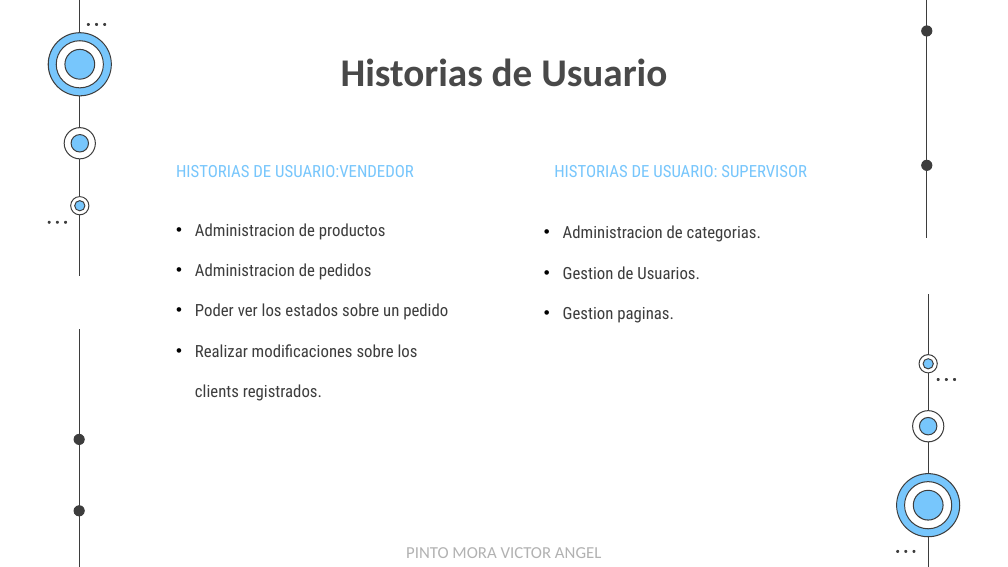
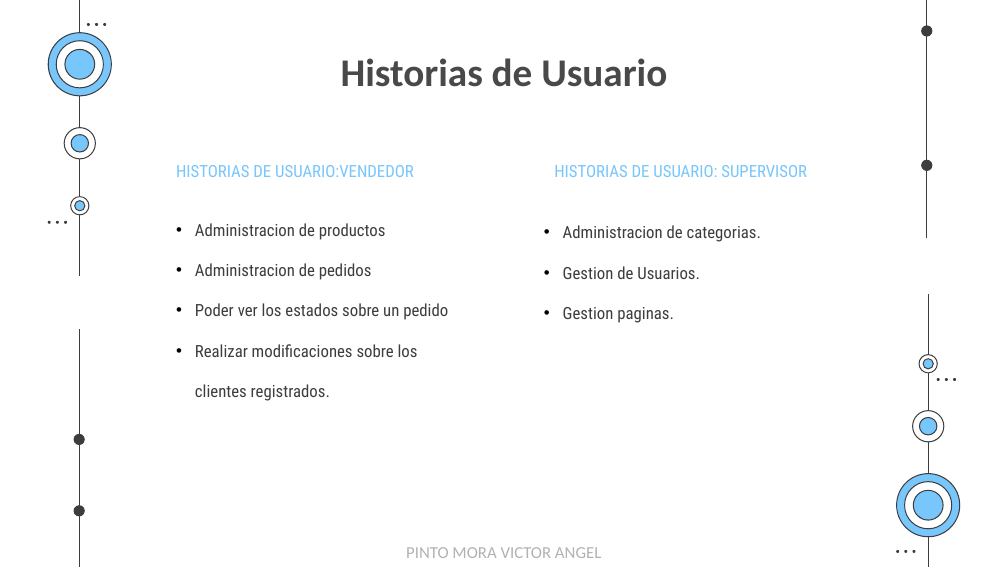
Before and after one commit to EgCooper/Mxt-Technology, a slide deck: slide 29 of Documentacion/Mxt-Technology Presentacion.pptx. Drawn at 1008x567 pixels with LibreOffice and Linux fonts; fonts in the diff are those of the drawing. Boxes give left, top, right and bottom in pixels: in the first picture for what was removed or moved away, otherwise in the second. Text is boxed around its words. In the diff, an @@ line names an element or a change of style, - is before the commit and + after.

```diff
--- a/Documentacion/Mxt-Technology Presentacion.pptx
+++ b/Documentacion/Mxt-Technology Presentacion.pptx
@@ text at (x1=195, y1=344, x2=418, y2=401): text changed @@
-• Realizar modificaciones sobre los clients registrados.
+• Realizar modificaciones sobre los clientes registrados.
```
Also in this commit, not shown: 6 other slides changed.
